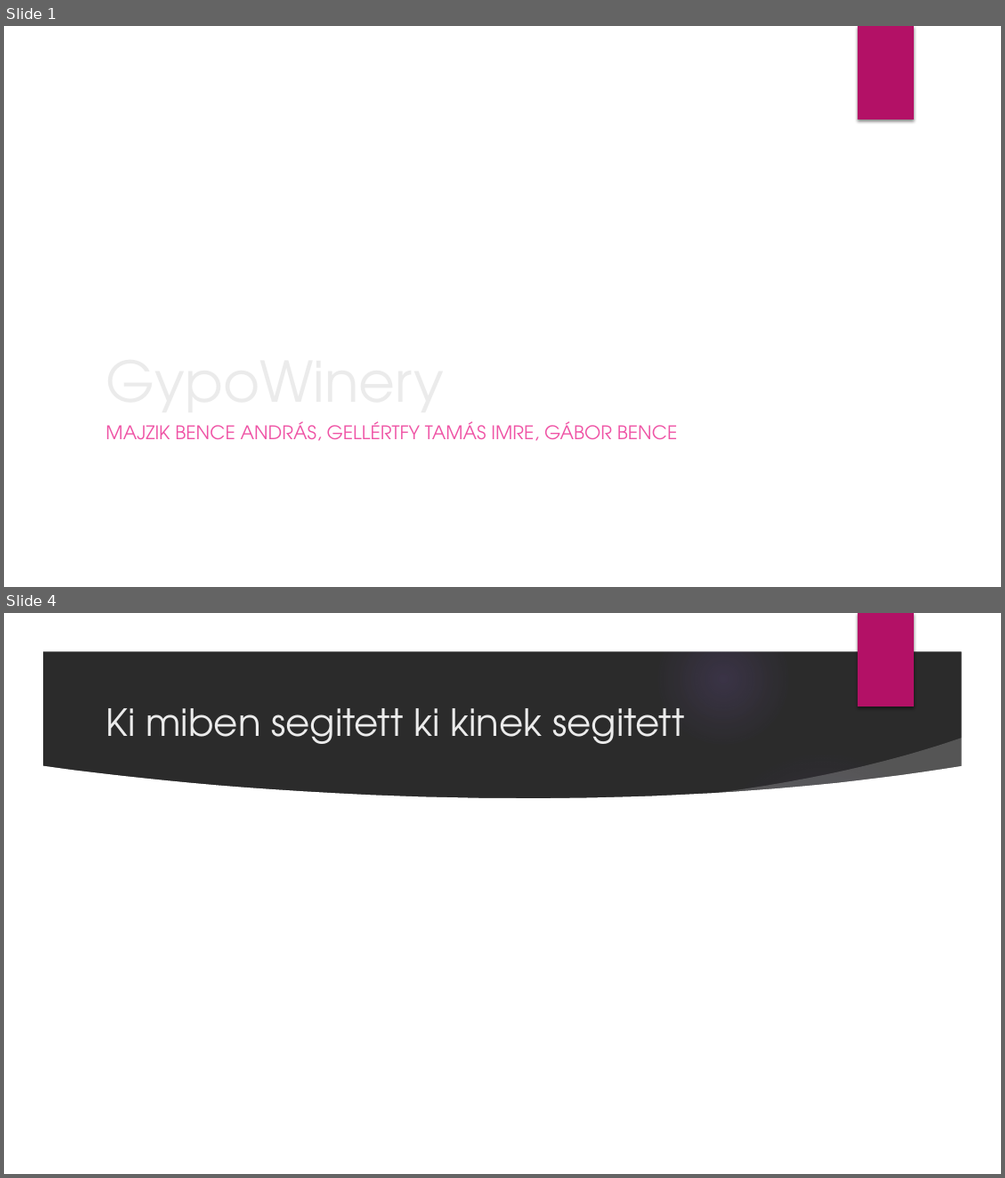
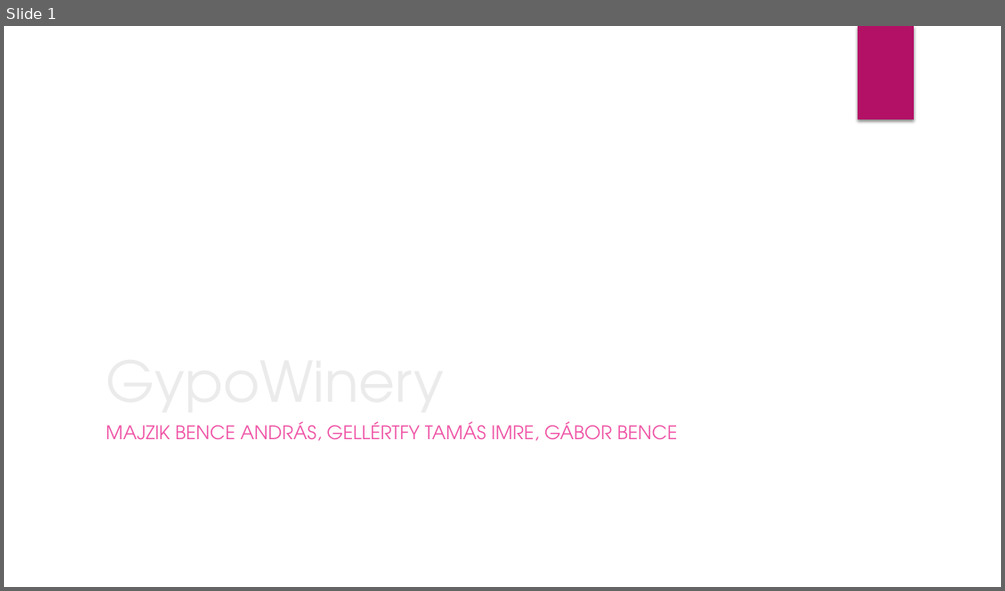
Before and after one commit to LiLHuto/GypoWinery, a slide deck: GypoWinery/GypoWinery.pptx. Shown one above the other, each under a label of ours: slides 1 and 4 before the commit, slide 1 after it; the slides between them are not shown. The pictures are 1005x1178 and 1005x591 pixels, drawn with LibreOffice and Linux fonts; fonts in the diff are those of the drawing; background and template pictures are left out; a plain dark background stands for a picture behind light text. Boxes give left, top, right and bottom in pixels: in the first picture for what was removed or moved away, otherwise in the second. Text is boxed around its words. In the diff, an @@ line names an element or a change of style, - is before the commit and + after.

```diff
--- a/GypoWinery/GypoWinery.pptx
+++ b/GypoWinery/GypoWinery.pptx
@@ slide 4 removed at (4, 613, 1001, 1174), background picture (left out); not listed: 1 template element that a slide beside it also shows @@
@@ group removed at (4, 613, 1001, 1174): 5 ellipses, 3 freeform shapes @@
@@ title removed at (105, 708, 684, 744) @@
-Ki miben segitett ki kinek segitett
```
Also in this commit, not shown: 3 slides added, 2 other slides removed.
